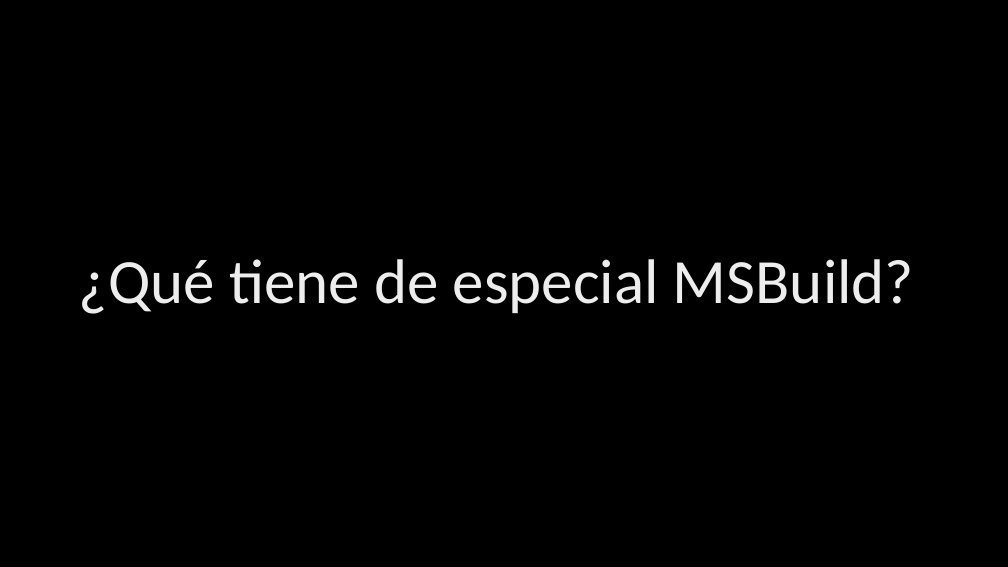
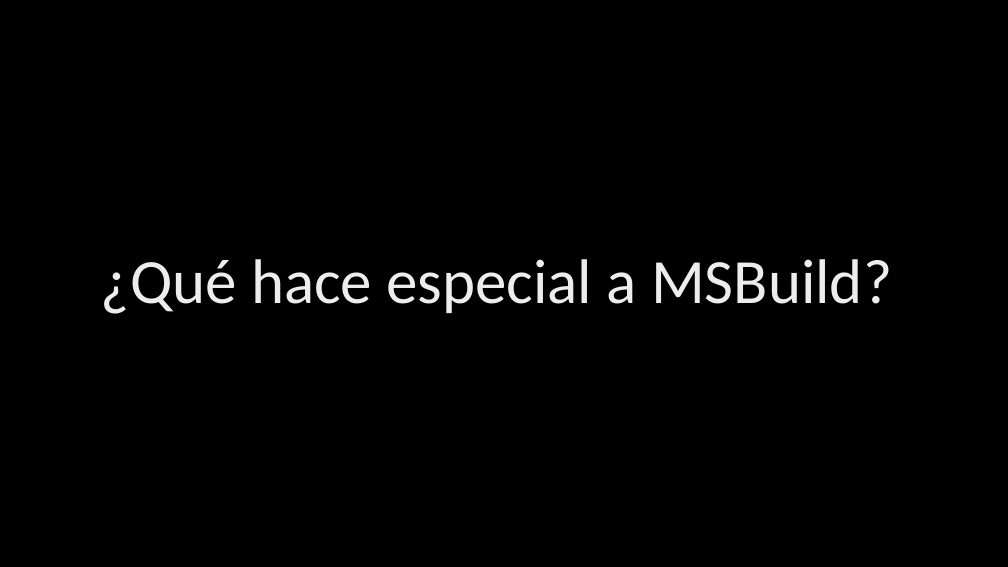
Before and after one commit to AdrianRodriguezEscudero/HMIS2017, a slide deck: slide 4 of Presentación HMIS/MSBuild in Visual Studio.pptx. Drawn at 1008x567 pixels with LibreOffice and Linux fonts; fonts in the diff are those of the drawing; background and template pictures are left out. Boxes give left, top, right and bottom in pixels: in the first picture for what was removed or moved away, otherwise in the second. Text is boxed around its words. In the diff, an @@ line names an element or a change of style, - is before the commit and + after.

```diff
--- a/Presentación HMIS/MSBuild in Visual Studio.pptx
+++ b/Presentación HMIS/MSBuild in Visual Studio.pptx
@@ title at (x1=101, y1=259, x2=892, y2=314): text changed @@
-¿Qué tiene de especial MSBuild?
+¿Qué hace especial a MSBuild?
```
Also in this commit, not shown: 2 other slides changed.
